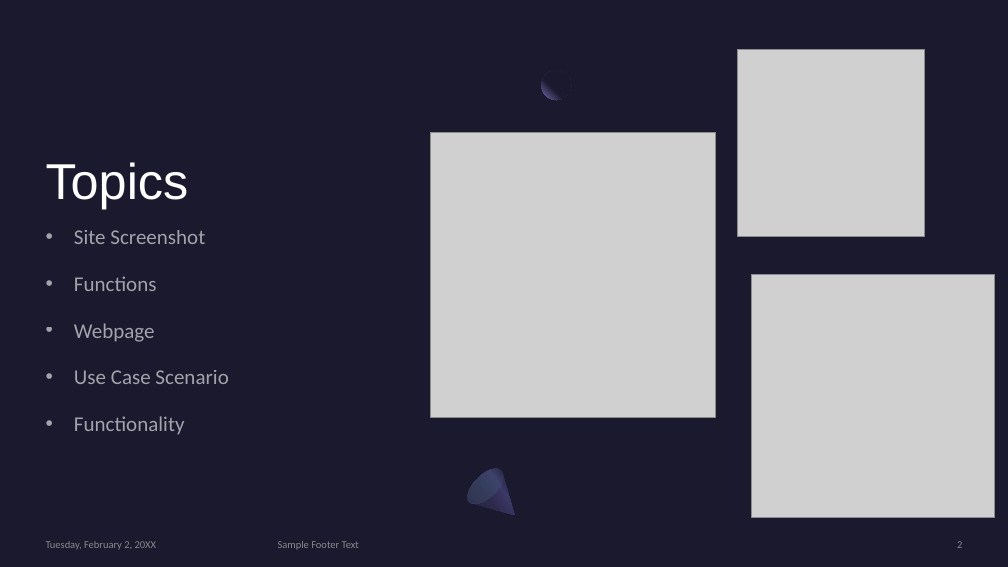
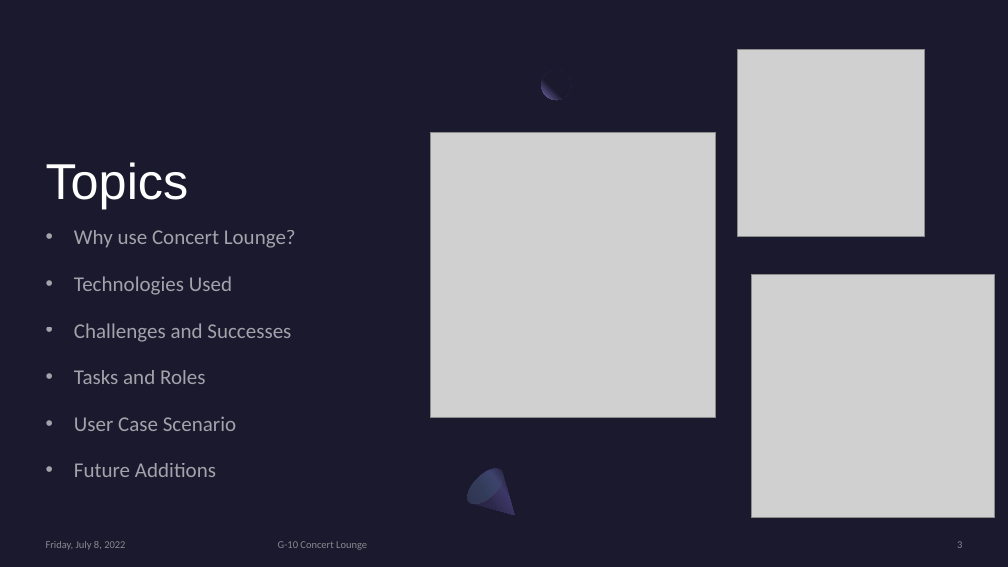
Before and after one commit to huntersteffner/Concert-Finder, a slide deck: slide 3 of Presentation/G-10 Presentation.pptx (slide 2 before the commit). Drawn at 1008x567 pixels with LibreOffice and Linux fonts; fonts in the diff are those of the drawing; grey boxes stand for pictures. Boxes give left, top, right and bottom in pixels: in the first picture for what was removed or moved away, otherwise in the second. Text is boxed around its words. In the diff, an @@ line names an element or a change of style, - is before the commit and + after.

```diff
--- a/Presentation/G-10 Presentation.pptx
+++ b/Presentation/G-10 Presentation.pptx
@@ text at <box>74,230,296,477</box>: text changed @@
-• Site Screenshot
-• Functions
-• Webpage
-• Use Case Scenario
-• Functionality
+• Why use Concert Lounge?
+• Technologies Used
+• Challenges and Successes
+• Tasks and Roles
+• User Case Scenario
+• Future Additions
@@ text at <box>46,541,125,550</box>: text changed @@
-Tuesday, February 2, 20XX
+Friday, July 8, 2022
@@ text at <box>278,541,367,550</box>: text changed @@
-Sample Footer Text
+G-10 Concert Lounge
```
Also in this commit, not shown: 9 other slides changed, 2 slides added, 2 slides removed, 2 other files.
